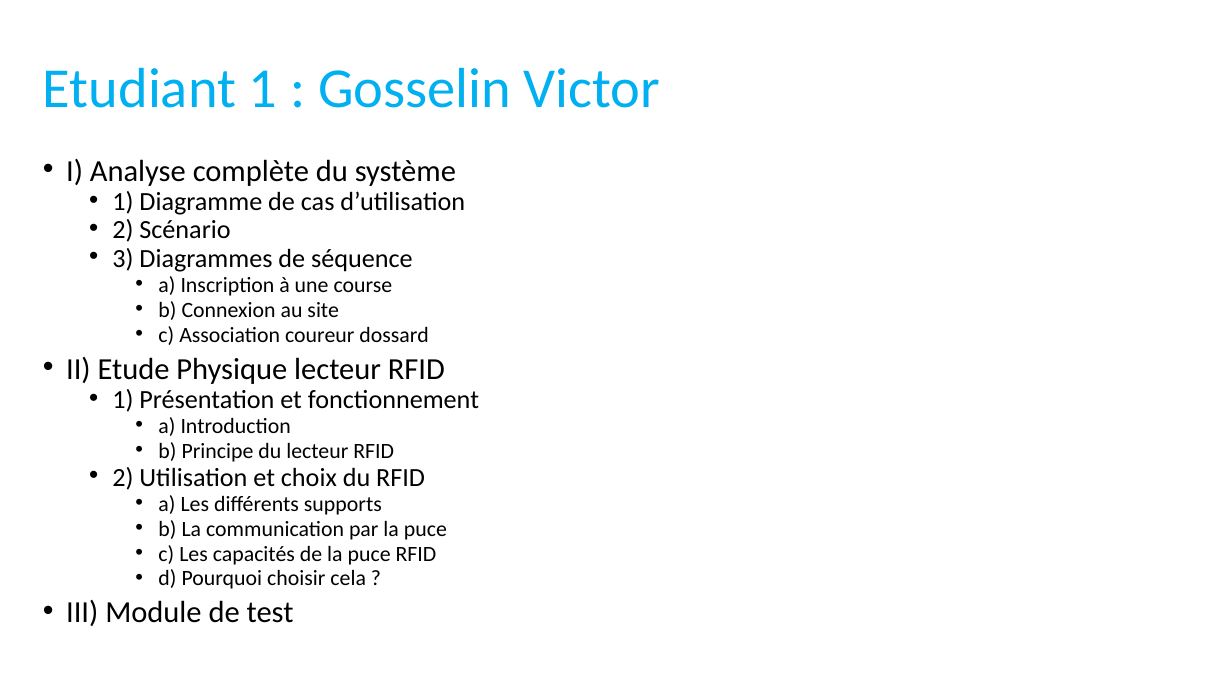
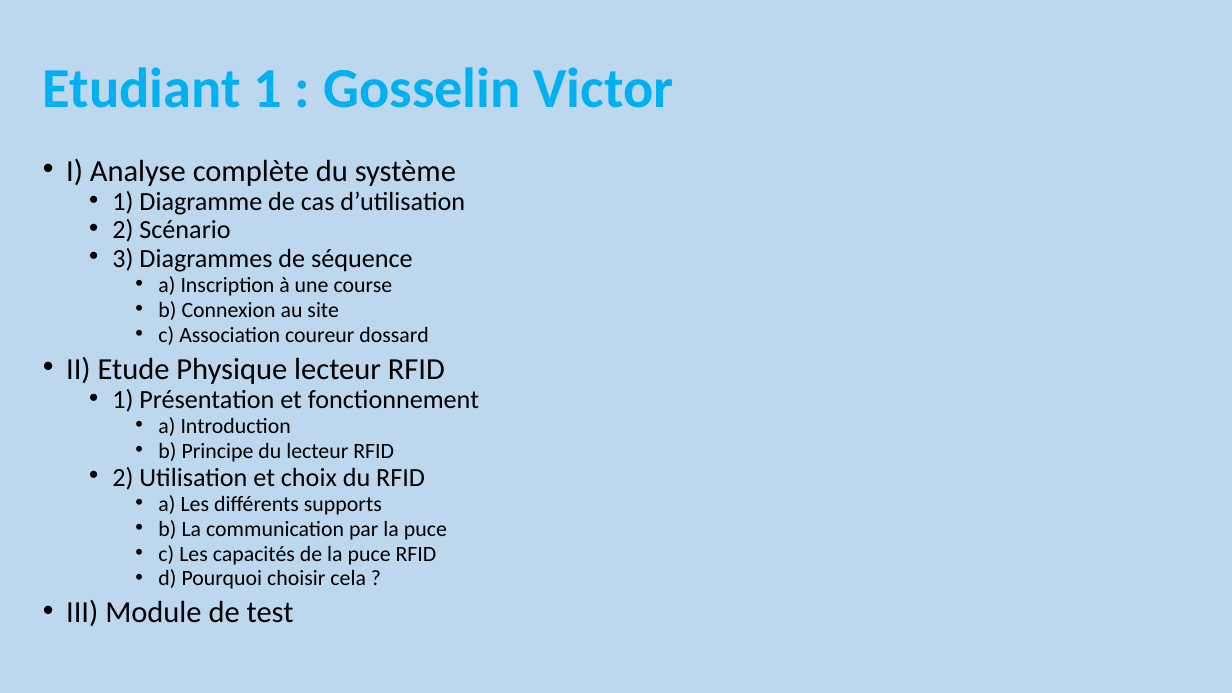
Before and after one commit to Maja2308/Projet_Cross, a slide deck: slide 7 of Diagrammes Communs/Presentation_Revue0.pptx. Drawn at 1232x693 pixels with LibreOffice and Linux fonts; fonts in the diff are those of the drawing. Boxes give left, top, right and bottom in pixels: in the first picture for what was removed or moved away, otherwise in the second. Text is boxed around its words. In the diff, an @@ line names an element or a change of style, - is before the commit and + after.

```diff
--- a/Diagrammes Communs/Presentation_Revue0.pptx
+++ b/Diagrammes Communs/Presentation_Revue0.pptx
@@ background #FFFFFF to #BDD7EE @@
@@ title "Etudiant 1 : Gosselin Victor" at (x1=43, y1=67, x2=674, y2=108): bold on @@
```
Also in this commit, not shown: 25 other slides changed, 1 other file.
